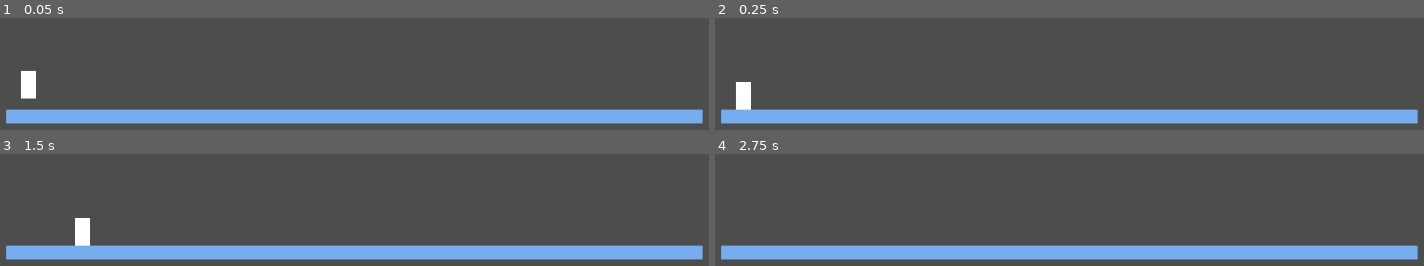
Above: before the commit, frames 1-4 (two rows, left to right).
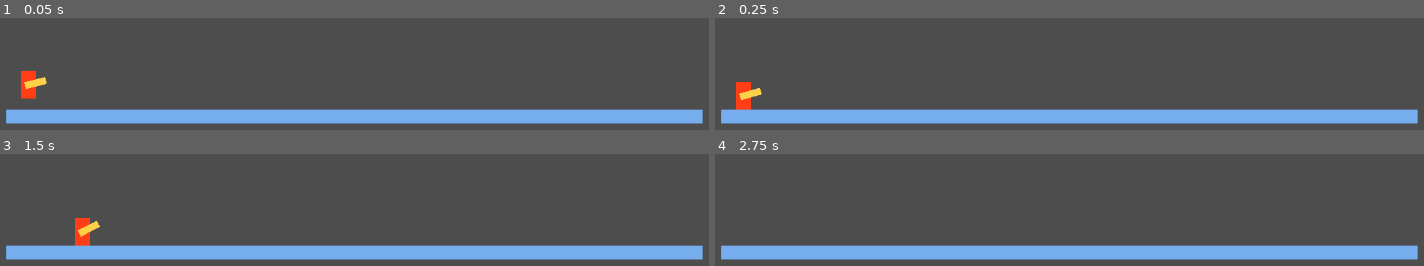
Above: after the commit, the same moments.

Repository: Samanagos/firefighting-game
Game: Godot game, scene res://scenes/Main.tscn
The game is run twice, just before and just after one commit, with the same random seed, the same clock (stepped at 60 frames per second) and the same inputs.
Inputs (mouse positions are in pixels of both pictures, inside the frame that each line leads up to):
- Up to frame 1 (0.05 s): no input
- Up to frame 2 (0.25 s): no input
- Up to frame 3 (1.5 s): tap Enter at 0.5 s; move the mouse to (outside the picture) at 0.52 s; press the mouse at (outside the picture) at 0.53 s; hold D (move_right) 0.53-1.28 s; tap Space (move_jump) at 0.77 s; move the mouse to (outside the picture) at 1.27 s; release the mouse at (outside the picture) at 1.28 s; hold A (move_left) from 1.28 s (still down); click (outside the picture) at 1.35 s
- Up to frame 4 (2.75 s): tap Space (move_jump) at 1.52 s; move the mouse to (outside the picture) at 2.02 s; release A (move_left) at 2.03 s; press the mouse at (outside the picture) at 2.03 s; hold D (move_right) from 2.03 s (still down)

The runs differ from the first frame. In frame 1, 0.6% of the frame differs, in the area x 2-7%, y 47-73%; in frame 2, 0.6%; in frame 3, 0.6%; in frame 4, nothing differs.

Commit message:
Added nozzle rotation and changed player colour.

Diff:
--- a/project.godot
+++ b/project.godot
@@ -45,6 +45,11 @@
 "events": [Object(InputEventKey,"resource_local_to_scene":false,"resource_name":"","device":-1,"window_id":0,"alt_press …(182 unchanged characters)…
 ]
 }
+water={
+"deadzone": 0.5,
+"events": [Object(InputEventMouseButton,"resource_local_to_scene":false,"resource_name":"","device":-1,"window_id":0,"alt_pressed":false,"shift_pressed":false,"ctrl_pressed":false,"meta_pressed":false,"button_mask":1,"position":Vector2(94, 10),"global_position":Vector2(97, 42),"factor":1.0,"button_index":1,"canceled":false,"pressed":true,"double_click":false,"script":null)
+]
+}
 spray={
 "deadzone": 0.5,
 "events": [Object(InputEventMouseButton,"resource_local_to_scene":false,"resource_name":"","device":-1,"window_id":0,"a …(256 unchanged characters)…
--- a/scenes/player.tscn
+++ b/scenes/player.tscn
@@ -1,6 +1,7 @@
-[gd_scene load_steps=5 format=3 uid="uid://7segohc0sfkl"]
+[gd_scene load_steps=6 format=3 uid="uid://7segohc0sfkl"]
 
 [ext_resource type="Script" path="res://scripts/player.gd" id="1_isvvp"]
+[ext_resource type="Script" path="res://scripts/HoseNozzle.gd" id="2_8bjvu"]
 
 [sub_resource type="RectangleShape2D" id="RectangleShape2D_k0v1r"]
 size = Vector2(22, 40)
@@ -28,6 +29,7 @@
 offset_bottom = 20.0
 grow_horizontal = 2
 grow_vertical = 2
+color = Color(1, 0.243137, 0.0901961, 1)
 
 [node name="CollisionShape2D" type="CollisionShape2D" parent="."]
 shape = SubResource("RectangleShape2D_k0v1r")
@@ -43,3 +45,12 @@
 [node name="GroundDetector" type="CollisionShape2D" parent="GroundCol"]
 position = Vector2(0, 20.5)
 shape = SubResource("RectangleShape2D_ficr6")
+
+[node name="HoseNozzle" type="ColorRect" parent="."]
+offset_left = -5.0
+offset_top = -5.0
+offset_right = 26.0
+offset_bottom = 5.0
+pivot_offset = Vector2(5, 5)
+color = Color(1, 0.815686, 0.290196, 1)
+script = ExtResource("2_8bjvu")
--- /dev/null
+++ b/scripts/HoseNozzle.gd
@@ -0,0 +1,5 @@
+extends ColorRect
+
+func hose_pointing(dir:Vector2):
+	var hose_angle = atan2(dir.y, dir.x)
+	rotation = hose_angle
--- a/scripts/player.gd
+++ b/scripts/player.gd
@@ -25,11 +25,14 @@
 	if grounded && Input.is_action_just_pressed("move_jump"):
 		apply_central_impulse(Vector2.UP * jump_power * delta * mult)
 
-	if Input.is_action_pressed("spray"):
-		hose_spray(delta)
-
-func hose_spray(delta: float):
+	# Spray stuff
 	var mouse_position = get_viewport().get_mouse_position()
 	var spray_direction = (mouse_position - global_position).normalized()
+
+	$HoseNozzle.hose_pointing(spray_direction)
+	if Input.is_action_pressed("spray"):
+		hose_spray(delta, spray_direction)
+
+func hose_spray(delta: float, spray_direction):
 	apply_central_impulse(-spray_direction * spray_power * mult * delta)
 	print(spray_direction)
